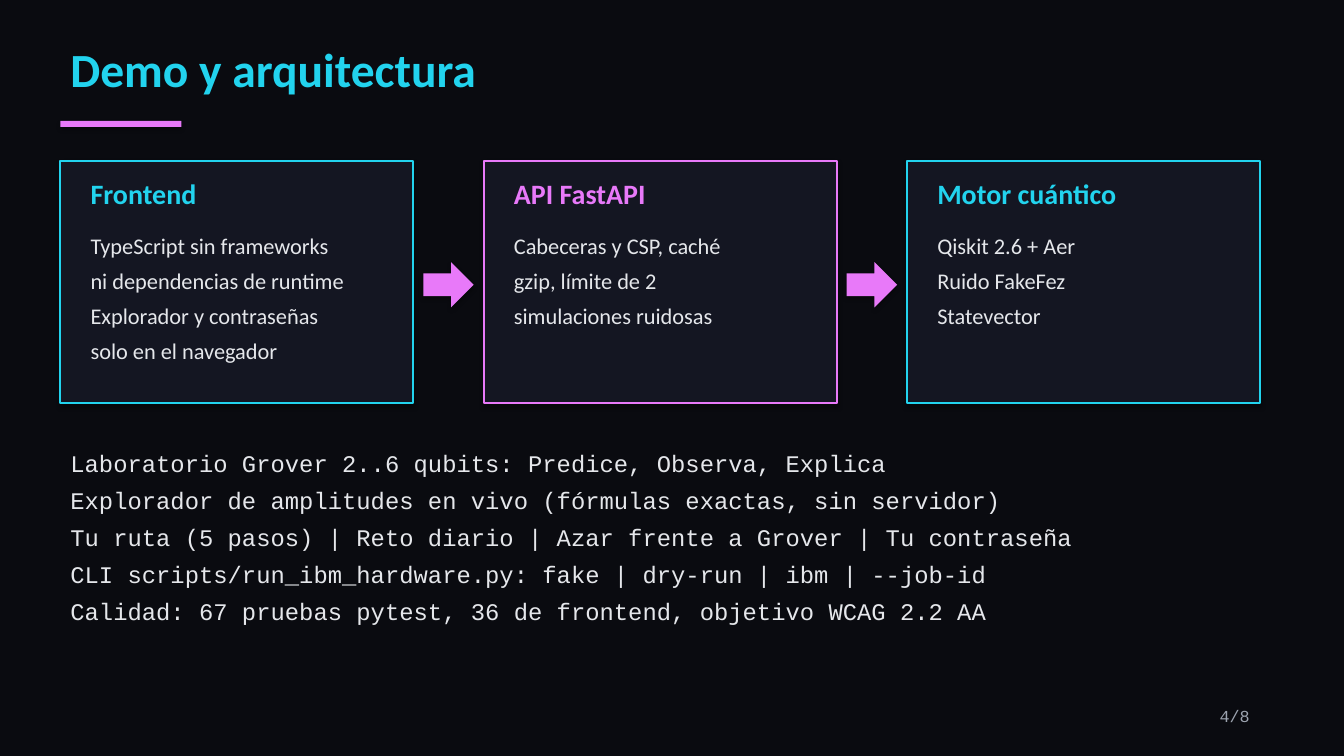
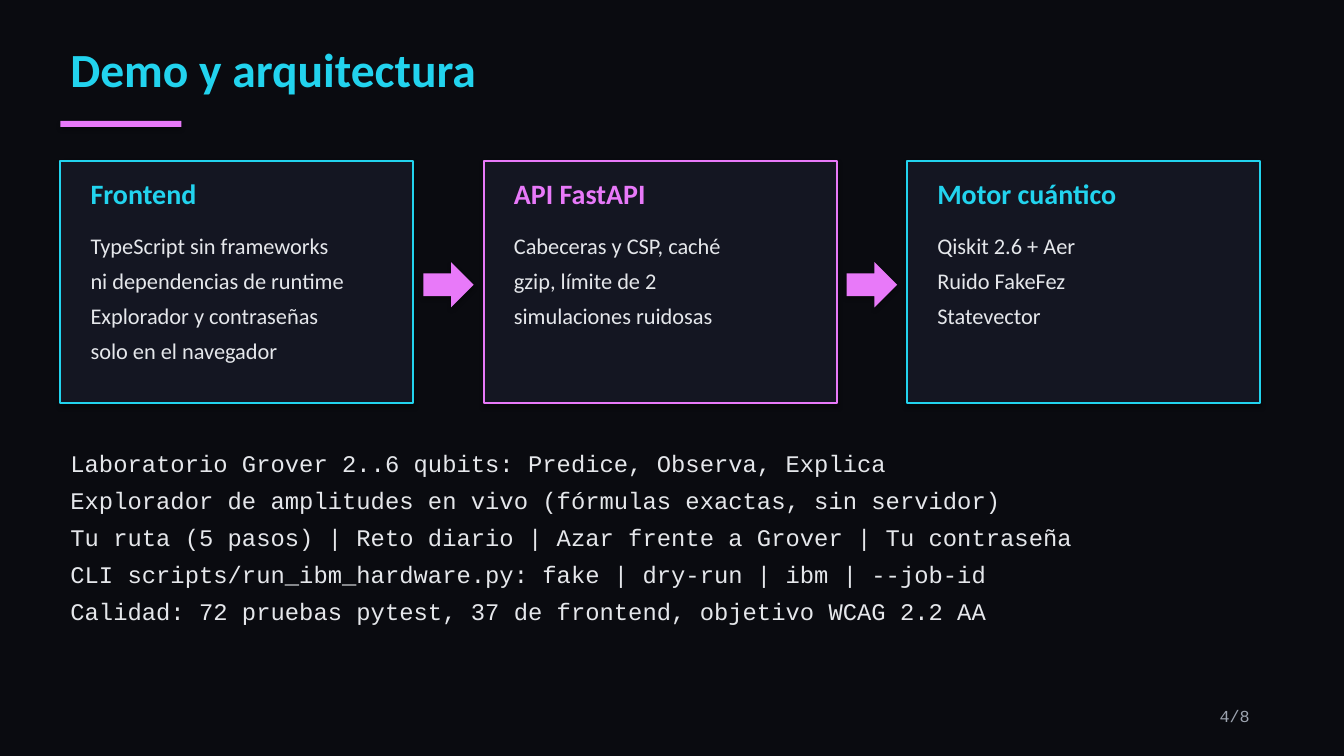
Before and after one commit to LeonardoShande/QubitGuard, a slide deck: slide 4 of pitch/QubitGuard_pitch.pptx. Drawn at 1344x756 pixels with LibreOffice and Linux fonts; fonts in the diff are those of the drawing. Boxes give left, top, right and bottom in pixels: in the first picture for what was removed or moved away, otherwise in the second. Text is boxed around its words. In the diff, an @@ line names an element or a change of style, - is before the commit and + after.

```diff
--- a/pitch/QubitGuard_pitch.pptx
+++ b/pitch/QubitGuard_pitch.pptx
@@ text at box(70, 602, 986, 625): text changed @@
-Calidad: 67 pruebas pytest, 36 de frontend, objetivo WCAG 2.2 AA
+Calidad: 72 pruebas pytest, 37 de frontend, objetivo WCAG 2.2 AA
```
Also in this commit, not shown: 1 other slide changed, 43 other files.
